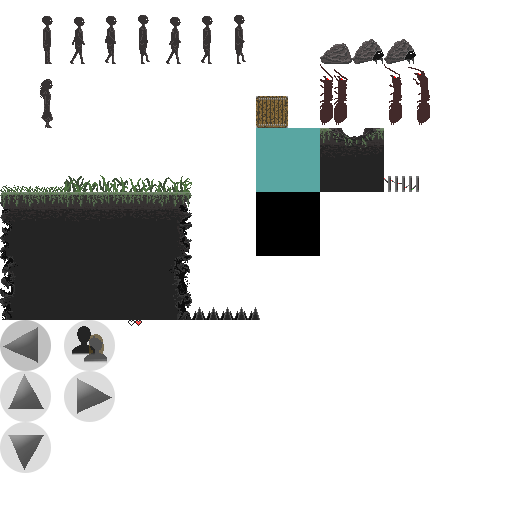
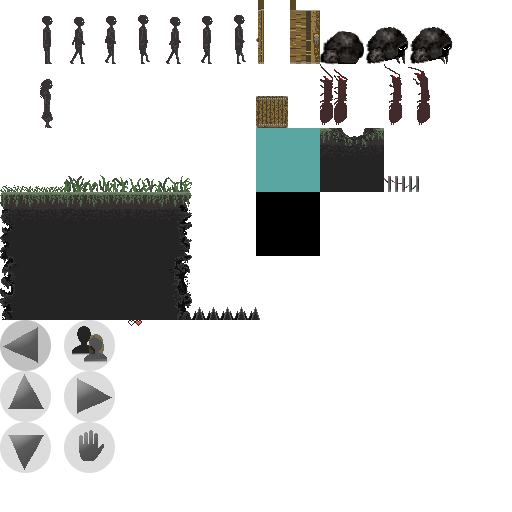
Layers edited between the first and the second w=512, h=512 image:
added layer "UseHanf" (70%) in group "UI" over [79, 430, 104, 461]
added layer "switch copy 6" (21%) in group "UI" over [64, 422, 115, 473]
added layer "Layer 1" in group "Objects" over [365, 27, 409, 64]
added layer "rock copy" in group "Objects" over [370, 27, 453, 65]
added layer "rock" in group "Objects" over [319, 31, 364, 65]
added layer "Doors copy" in group "Objects" over [290, 0, 320, 64]
added layer "Doors" in group "Objects" over [256, 0, 264, 64]
hid "Rock_enemy copy 2" over [320, 39, 416, 64]
